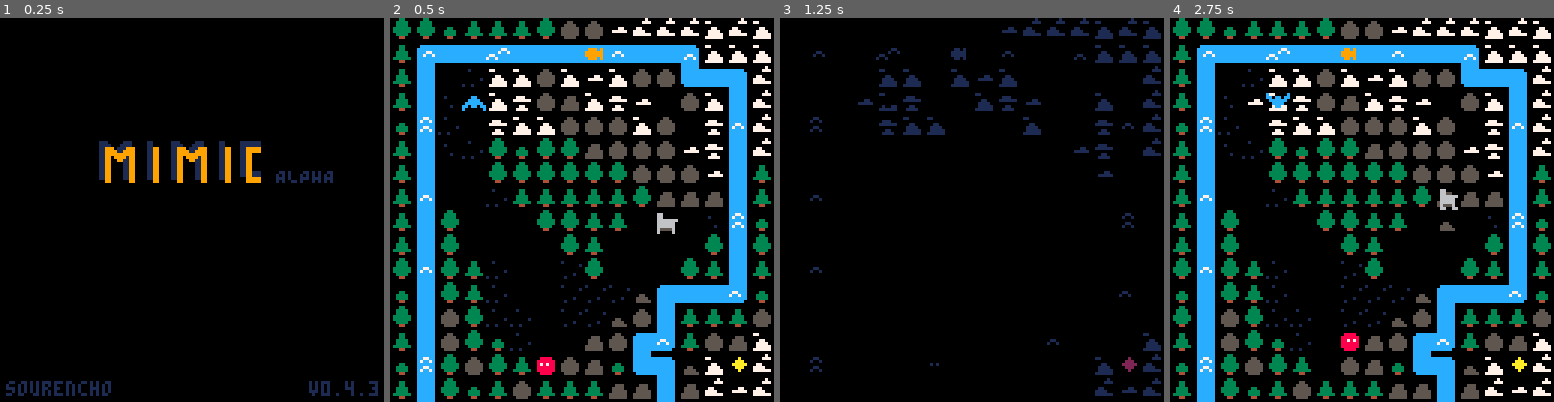
Above: before the commit, frames 1-4 (left to right).
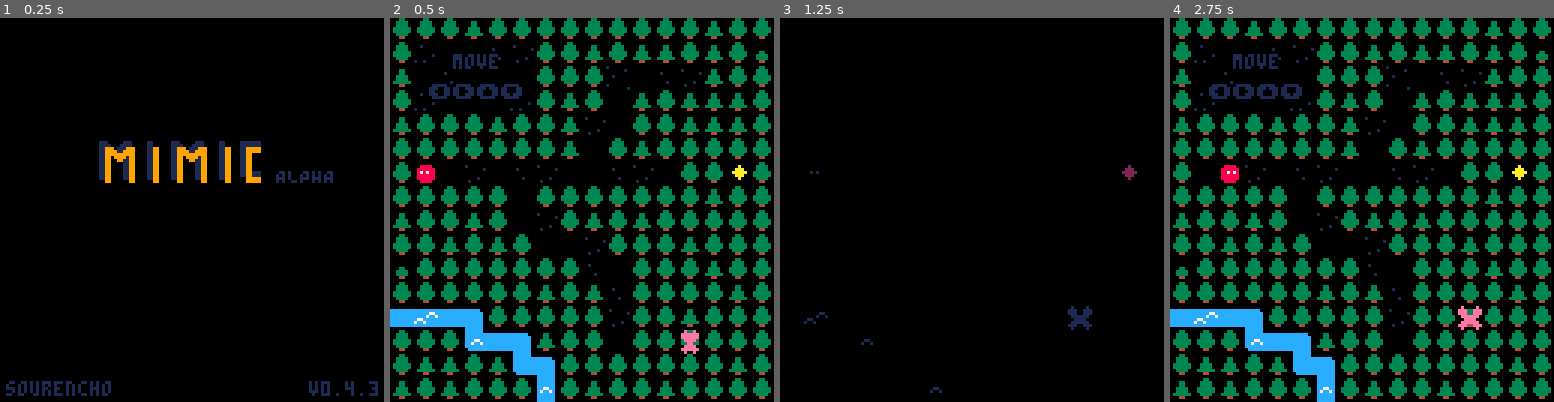
Above: after the commit, the same moments.

Repository: sourencho/mimic
Game: PICO-8 cartridge mimic.p8
Same seed, same stepped clock (60 frames per second), same inputs: the game is played once before the commit and once after it.
Inputs:
- Up to frame 1 (0.25 s): no input
- Up to frame 2 (0.5 s): tap X (X key) at 0.33 s
- Up to frame 3 (1.25 s): tap O (Z key) at 0.7 s; tap X (X key) at 1.07 s
- Up to frame 4 (2.75 s): hold Right 1.6-2.1 s; tap O (Z key) at 1.7, 2.1, 2.5 s; tap X (X key) at 1.85 s; hold Up 2.15-2.42 s; hold Right from 2.47 s (still down)

Frame 1 is identical in both runs. In frame 2, 43% of the frame differs, in the area x 0-100%, y 0-100%; in frame 3, 4.8%; in frame 4, 43%.

Commit message:
Dont show skipped levels in level splash

Diff:
--- a/mimic.p8
+++ b/mimic.p8
@@ -9,7 +9,7 @@
 -- DATA
 
 -- SETTINGS
-start_level = 10
+start_level = 0
 level_count = 15
 skip_tutorial = true
 skip_levels = {4, 6, 7, 9}
@@ -1372,7 +1372,7 @@
     init_big_patterns()
 
     if game.level != tutorial_level then
-        menuitem(2,"level: ⬅️ "..change_level.." ➡️", menu_choose_level)
+        -- menuitem(2,"level: ⬅️ "..change_level.." ➡️", menu_choose_level)
     end
     --music(01)
 end
@@ -1627,38 +1627,36 @@
 end
 
 function draw_level_splash(l)
-    cls(0)
+    cls()
 
     local txt_clr
-    local box_clr = 1
     local margin = 3
     local padding = 2
     local size = 27
     local row = 0
     local col = 0
-    local x, y
-    local level_text
+
+    pal({[8]=0})
+    draw_actor(get_players()[1])
 
     -- border
-    rect(1,1,127,127,box_clr)
-    rect(2,2,126,126,box_clr)
-
+    rect(0,0,127,127,1)
+    rect(1,1,126,126,1)
+
+    local level_text = 0
     for i=0,level_count-1 do
         -- coord
-        x = margin + (row % 4) * (size + 2 * padding)
-        y = margin + col * (size + 2 * padding)
+        local x = margin + (row % 4) * (size + 2 * padding)
+        local y = margin + col * (size + 2 * padding)
 
         -- text
-        level_text = i
-        if (i < 10) level_text = "0"..level_text
         if (i == l) then txt_clr = 7 else txt_clr = 1 end
-        if (contains(skip_levels, i)) level_text = "xx"
-
+
+        if (contains(skip_levels, i)) goto cont
 
         -- draw
-        -- rect(x + padding, y + padding, x + size, y + size, box_clr)
-        -- circ(x + padding + size/2, y + padding + size/2, size / 2, box_clr)
-        print(level_text, x + size/2 - 2, y + size/2 - 1, txt_clr)
+        print(tern(level_text < 10, "0"..level_text, level_text),
+            x + size/2 - 2, y + size/2 - 1, txt_clr)
 
         if i == l and l != level_count-1 then
             spr(58, x + size/2 - 2, y + size/2 + 5)
@@ -1673,10 +1671,11 @@
         -- update
         row += 1
         col = flr(row / 4)
+
+        level_text += 1
+        ::cont::
     end
     draw_particles()
-    pal({[8]=1})
-    draw_actor(get_players()[1])
 end
 
 function draw_level()
@@ -1921,6 +1920,7 @@
     end
 end
 
+-- todo: update this to show correct level number given skip levels and then re-enable menuitem
 function menu_choose_level(b)
     if (b&1 > 0) change_level -= 1
     if (b&2 > 0) change_level += 1
